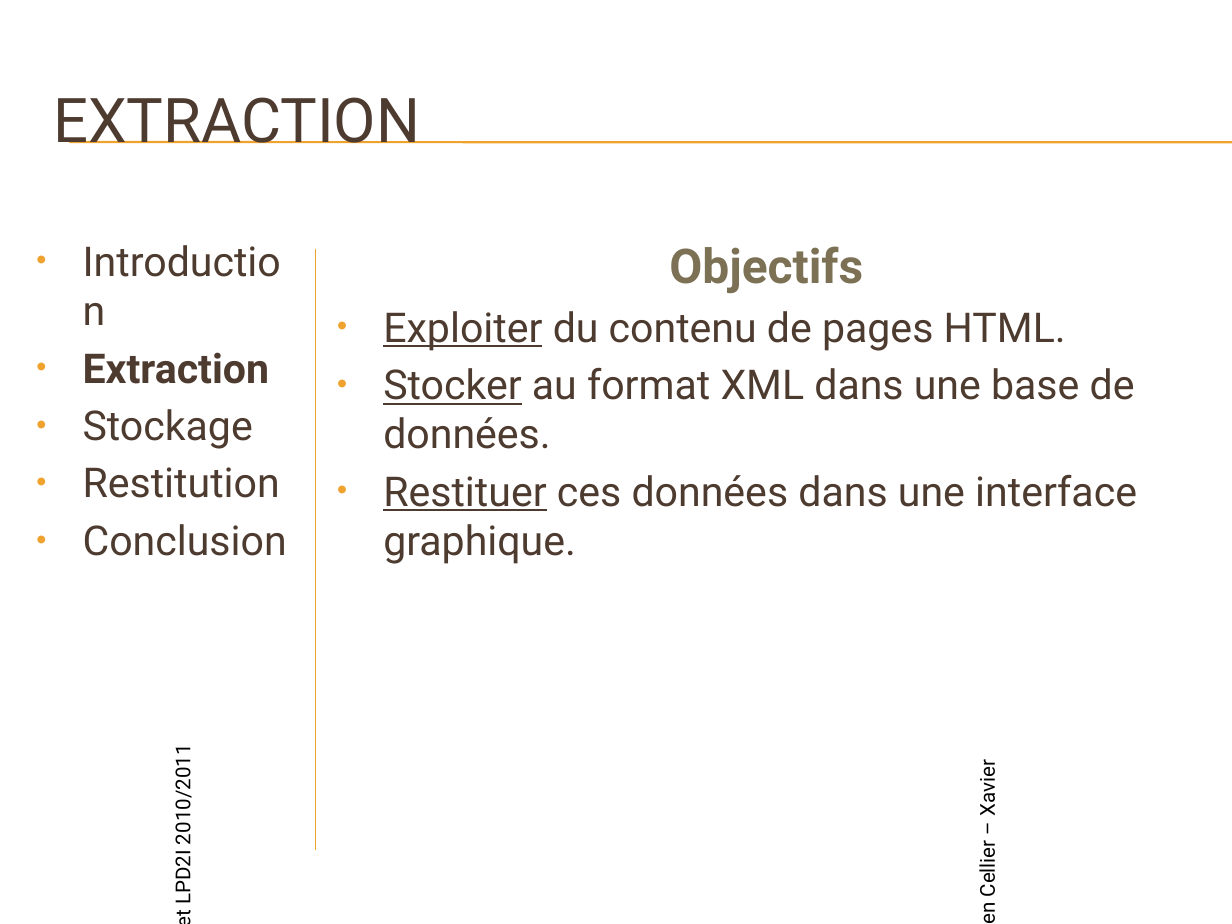
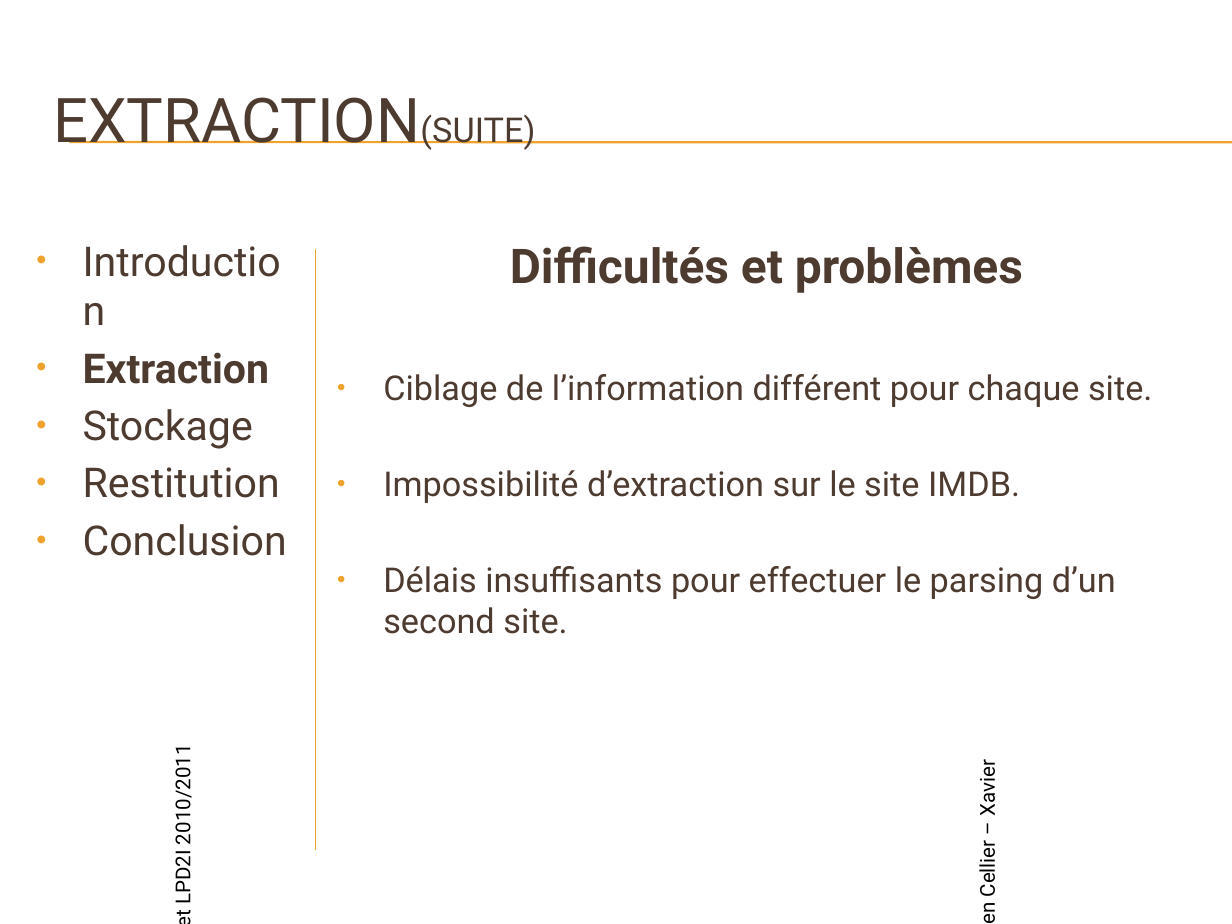
Before and after one commit to xqvier/projettuteurexml, a slide deck: slide 6 of pwp soutenance.pptx (slide 5 before the commit). Drawn at 1232x924 pixels with LibreOffice and Linux fonts; fonts in the diff are those of the drawing; background and template pictures are left out. Boxes give left, top, right and bottom in pixels: in the first picture for what was removed or moved away, otherwise in the second. Text is boxed around its words. In the diff, an @@ line names an element or a change of style, - is before the commit and + after.

```diff
--- a/pwp soutenance.pptx
+++ b/pwp soutenance.pptx
@@ title at bbox=[53, 97, 535, 150]: text changed @@
-EXTRACTION
+EXTRACTION(SUITE)
@@ text at bbox=[383, 246, 1152, 634]: text changed; size 24 to 20 pt @@
-Objectifs
-• Exploiter du contenu de pages HTML.
-• Stocker au format XML dans une base de données.
-• Restituer ces données dans une interface graphique.
+Difficultés et problèmes
+• Ciblage de l’information différent pour chaque site.
+• Impossibilité d’extraction sur le site IMDB.
+• Délais insuffisants pour effectuer le parsing d’un second site.
```
Also in this commit, not shown: 1 slide added.
